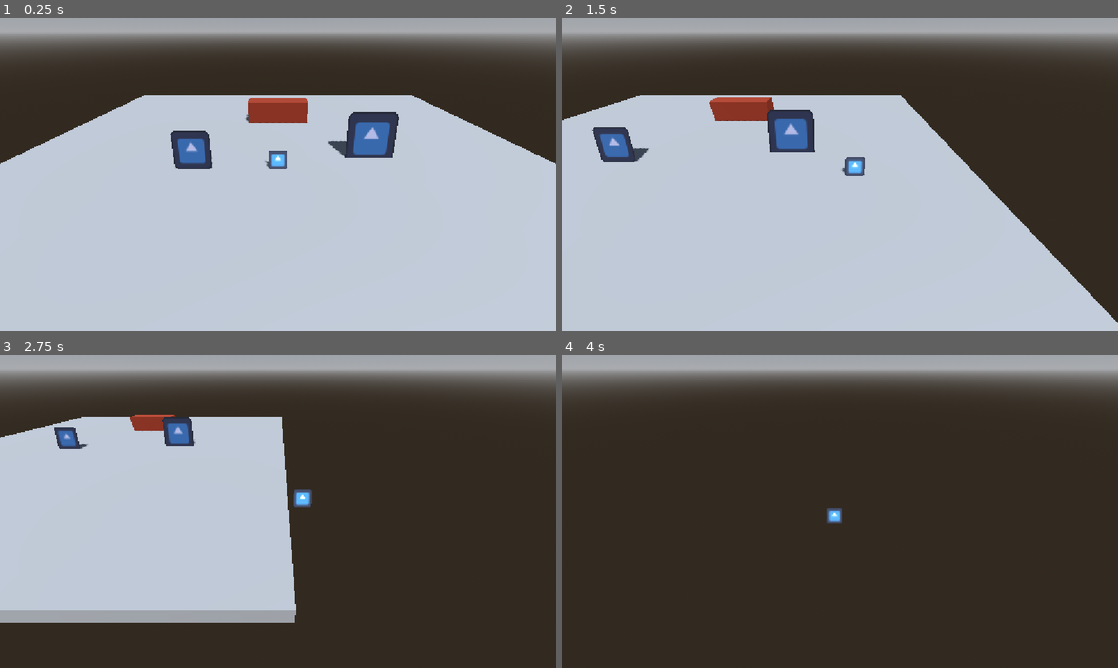
Above: before the commit, frames 1-4 (two rows, left to right).
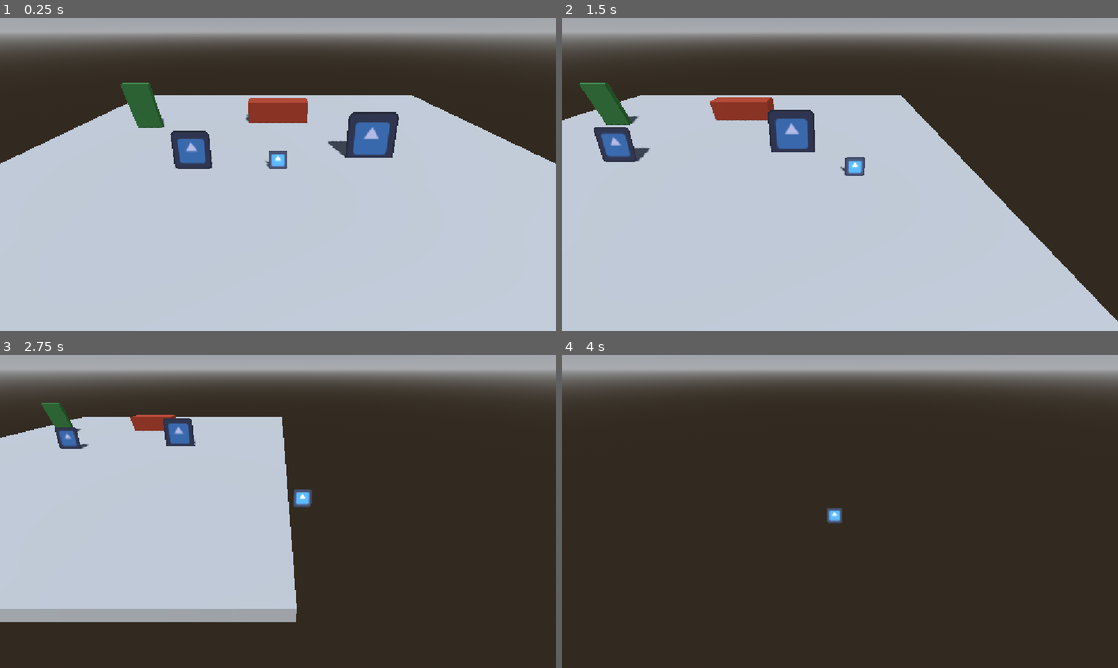
Above: after the commit, the same moments.

Repository: Golczewa/RacoonQuest
Game: Godot game, scene res://scenes/player/player_test_scene.tscn
The game is run twice, just before and just after one commit, with the same random seed, the same clock (stepped at 60 frames per second) and the same inputs. This scene is started directly instead of the project's main scene. The engine's default icon, where the game draws it, is replaced by a stand-in: a white triangle on a blue panel in a dark square.
Inputs (mouse positions are in pixels of both pictures, inside the frame that each line leads up to):
- Up to frame 1 (0.25 s): no input
- Up to frame 2 (1.5 s): move the mouse to (962, 158) at 0.52 s; hold D (move_right) 0.53-1.28 s; tap Space (action_primary) at 0.6, 1.35 s; move the mouse to (728, 190) at 1.27 s; hold S (move_down) from 1.28 s (still down)
- Up to frame 3 (2.75 s): move the mouse to (333, 442) at 2.02 s; release S (move_down) at 2.03 s; hold D (move_right) from 2.03 s (still down); tap E (switch_character) at 2.1 s; tap Space (action_primary) at 2.3 s
- Up to frame 4 (4 s): move the mouse to (812, 574) at 2.77 s; release D (move_right) at 2.78 s; hold W (move_up) 2.78-3.53 s; tap Space (action_primary) at 2.85, 3.6 s; move the mouse to (1006, 558) at 3.52 s; hold A (move_left) from 3.53 s (still down)

The runs differ from the first frame. In frame 1, 0.7% of the frame differs, in the area x 21-30%, y 20-36%; in frame 2, 1.1%, in the area x 0-100%, y 20-98%; in frame 3, 0.9%; in frame 4, less than 0.1%.

Commit message:
feat: add squirrel climbing and climbable vine

Diff:
--- a/project.godot
+++ b/project.godot
@@ -23,6 +23,7 @@
 [global_group]
 
 breakable=""
+climbable=""
 
 [input]
 
--- /dev/null
+++ b/scenes/map/climbable_vine.tscn
@@ -0,0 +1,21 @@
+[gd_scene format=3 uid="uid://lkg3mahubox0"]
+
+[sub_resource type="StandardMaterial3D" id="StandardMaterial3D_qextx"]
+albedo_color = Color(0.13333334, 0.33333334, 0.14901961, 1)
+
+[sub_resource type="BoxMesh" id="BoxMesh_dkbdu"]
+material = SubResource("StandardMaterial3D_qextx")
+size = Vector3(1.2, 2, 0.2)
+
+[sub_resource type="BoxShape3D" id="BoxShape3D_nbn7b"]
+size = Vector3(1.2, 2, 0.2)
+
+[node name="ClimbableVine" type="StaticBody3D" unique_id=343272760 groups=["climbable"]]
+
+[node name="MeshInstance3D" type="MeshInstance3D" parent="." unique_id=32183940]
+transform = Transform3D(1, 0, 0, 0, 1, 0, 0, 0, 1, 0, 1, 0)
+mesh = SubResource("BoxMesh_dkbdu")
+
+[node name="CollisionShape3D" type="CollisionShape3D" parent="." unique_id=128591109]
+transform = Transform3D(1, 0, 0, 0, 1, 0, 0, 0, 1, 0, 1, 0)
+shape = SubResource("BoxShape3D_nbn7b")
--- a/scenes/player/player_test_scene.tscn
+++ b/scenes/player/player_test_scene.tscn
@@ -3,8 +3,10 @@
 [ext_resource type="Script" uid="uid://c33b2i58y6brv" path="res://scenes/player/player_test_arena.gd" id="1_7lxpa"]
 [ext_resource type="PackedScene" uid="uid://cb33bkwfcxavm" path="res://scenes/player/racoon/racoon.tscn" id="1_chc1s"]
 [ext_resource type="PackedScene" uid="uid://buequic0uogo6" path="res://scenes/player/squirrel/squirrel.tscn" id="2_7lxpa"]
+[ext_resource type="PackedScene" uid="uid://1ndkwl7k3rfe" path="res://scenes/player/racoon/projectile.tscn" id="4_7fah3"]
 [ext_resource type="PackedScene" uid="uid://b5v4t5fgc21xx" path="res://scenes/player/boar/boar.tscn" id="4_evb5s"]
 [ext_resource type="PackedScene" uid="uid://b52g0q605qn7c" path="res://scenes/map/breakable_wall.tscn" id="5_hldrq"]
+[ext_resource type="PackedScene" uid="uid://lkg3mahubox0" path="res://scenes/map/climbable_vine.tscn" id="7_7fuwg"]
 
 [sub_resource type="ProceduralSkyMaterial" id="ProceduralSkyMaterial_kvqfn"]
 sky_horizon_color = Color(0.66224277, 0.6717428, 0.6867428, 1)
@@ -21,6 +23,7 @@
 script = ExtResource("1_7lxpa")
 
 [node name="Squirrel" parent="." unique_id=1906720086 instance=ExtResource("2_7lxpa")]
+climb_speed = 4.5
 
 [node name="DirectionalLight3D" type="DirectionalLight3D" parent="." unique_id=548675552]
 transform = Transform3D(0.89440936, -0.36424688, 0.25953048, 0, 0.5802816, 0.814416, -0.4472493, -0.7284213, 0.51900935, 7.6066895, 7.583191, 8.599243)
@@ -36,6 +39,8 @@
 
 [node name="Racoon" parent="." unique_id=1407618352 instance=ExtResource("1_chc1s")]
 transform = Transform3D(1, 0, 0, 0, 1, 0, 0, 0, 1, -2.9173892, 0, 0)
+projectile_scene = ExtResource("4_7fah3")
+spawn_height_offset = 0.6
 
 [node name="Camera3D" type="Camera3D" parent="." unique_id=766221209]
 transform = Transform3D(1, 0, 0, 0, 0.81915206, 0.57357645, 0, -0.57357645, 0.81915206, 0, 3.076, 5.016664)
@@ -45,3 +50,6 @@
 
 [node name="BreakableWall" parent="." unique_id=769954843 instance=ExtResource("5_hldrq")]
 transform = Transform3D(-4.371139e-08, 0, -1, 0, 1, 0, 1, 0, -4.371139e-08, 0, 0, -4.8664904)
+
+[node name="ClimbableVine" parent="." unique_id=343272760 instance=ExtResource("7_7fuwg")]
+transform = Transform3D(1, 0, 0, 0, 1, 0, 0, 0, 1, -6.336546, 0, -3.8291297)
--- a/scenes/player/squirrel/squirrel.tscn
+++ b/scenes/player/squirrel/squirrel.tscn
@@ -3,12 +3,13 @@
 [ext_resource type="PackedScene" uid="uid://cnsuxf4b8rafs" path="res://scenes/player/base_animal.tscn" id="1_om24i"]
 [ext_resource type="Script" uid="uid://cwnm6qsrw11o3" path="res://squirrel.gd" id="2_mwcxp"]
 
-[sub_resource type="CapsuleShape3D" id="CapsuleShape3D_om24i"]
+[sub_resource type="CylinderShape3D" id="CylinderShape3D_y4y60"]
+height = 0.8
 radius = 0.25
-height = 0.8
 
 [node name="Squirrel" unique_id=1407618352 instance=ExtResource("1_om24i")]
 script = ExtResource("2_mwcxp")
+climb_speed = 4.5
 max_speed = 8.0
 
 [node name="Visuals" parent="." index="0" unique_id=1981568719]
@@ -16,4 +17,4 @@
 
 [node name="CollisionShape3D" parent="." index="1" unique_id=816112685]
 transform = Transform3D(1, 0, 0, 0, 1, 0, 0, 0, 1, 0, 0.4, 0)
-shape = SubResource("CapsuleShape3D_om24i")
+shape = SubResource("CylinderShape3D_y4y60")
--- a/squirrel.gd
+++ b/squirrel.gd
@@ -1,4 +1,43 @@
 extends AnimalCharacter
 
+@export var climb_speed: float = 4.5
+var is_climbing: bool = false
+
+func _ready() -> void:
+	super._ready()
+	weight = 0.3
+	push_force = 0.5
+
+func _physics_process(delta: float) -> void:
+	var touching_climbable := _is_near_climbable_wall()
+	var was_climbing := is_climbing
+
+	if not touching_climbable:
+		is_climbing = false
+	elif is_active_player and Input.is_action_just_pressed("action_primary"):
+		is_climbing = not is_climbing
+
+	if was_climbing and not is_climbing and velocity.y > 0.0:
+		velocity.y = 0.0
+
+	if is_climbing and is_active_player:
+		var raw_input := Input.get_vector("move_left", "move_right", "move_up", "move_down")
+		velocity.x = move_toward(velocity.x, raw_input.x * climb_speed, acceleration * delta)
+		velocity.y = move_toward(velocity.y, -raw_input.y * climb_speed, acceleration * delta)
+		velocity.z = -1.5
+		_update_visuals(Vector3(raw_input.x, 0.0, 0.0))
+		move_and_slide()
+	else:
+		super._physics_process(delta)
+
+func _is_near_climbable_wall() -> bool:
+	for i in get_slide_collision_count():
+		var col := get_slide_collision(i)
+		if col.get_collider() and col.get_collider().is_in_group("climbable"):
+			return true
+	return false
+
 func perform_special_action() -> void:
-	print("Squirrel climbs")
+	if _is_near_climbable_wall():
+		is_climbing = not is_climbing
+		print("Squirrel climbing: ", is_climbing)
